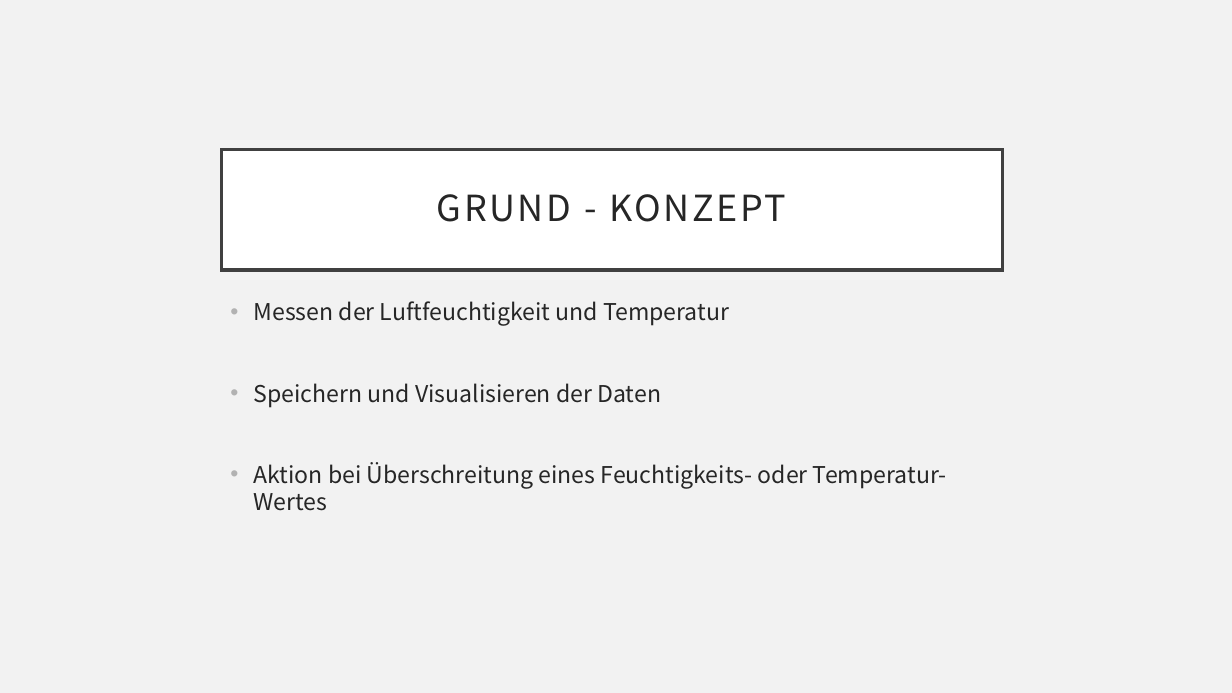
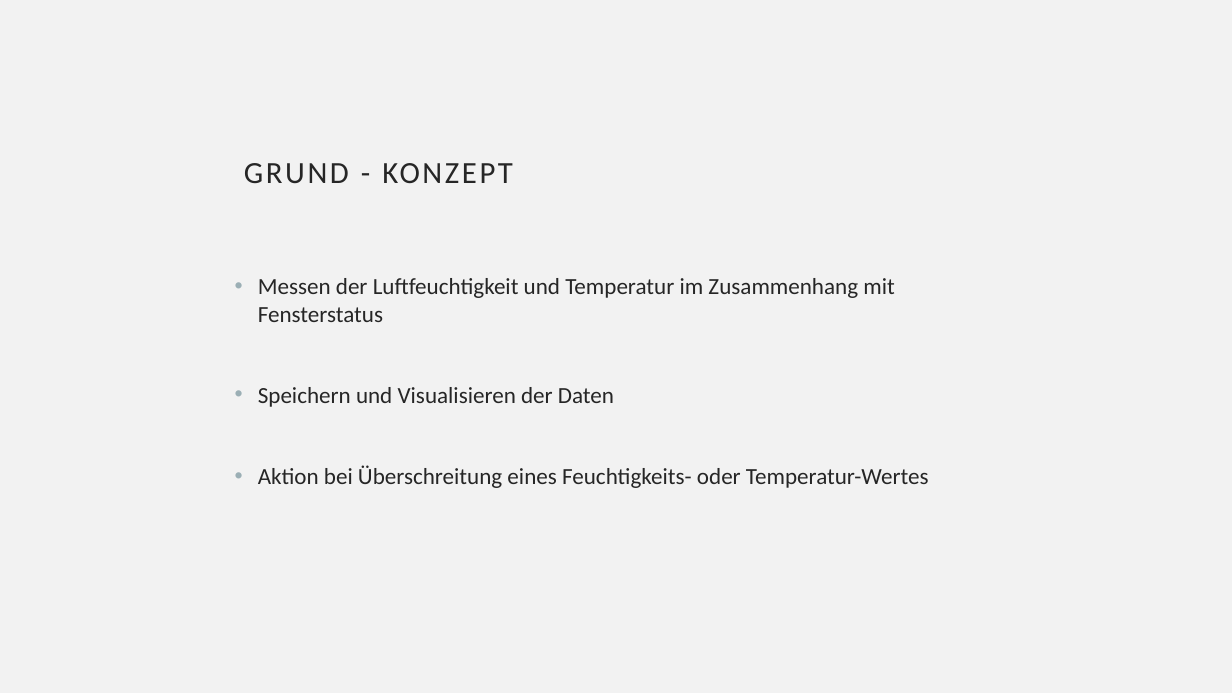
Before and after one commit to ProjektlaborEmbeddedSecurity/Presentation, a slide deck: slide 3 of PES.pptx. Drawn at 1232x693 pixels with LibreOffice and Linux fonts; fonts in the diff are those of the drawing; background and template pictures are left out. Boxes give left, top, right and bottom in pixels: in the first picture for what was removed or moved away, otherwise in the second. Text is boxed around its words. In the diff, an @@ line names an element or a change of style, - is before the commit and + after.

Commit message:
Ultraschallsensor Resize
Ultraschallsensor hinzugefügt, auf 3:4 geändert, layout verbessert

```diff
--- a/PES.pptx
+++ b/PES.pptx
@@ title "GRUND - KONZEPT": place and size @@
-title "GRUND - KONZEPT" at bbox=[221, 150, 1002, 270]
+title "GRUND - KONZEPT" at bbox=[244, 163, 512, 184]
@@ title "GRUND - KONZEPT" at bbox=[244, 163, 512, 184]: size 28 to 24 pt, font Noto Sans CJK JP to Calibri; alignment centre to left; fill #FFFFFF to none; outline #404040 2.5 pt to none @@
@@ text "Messen der Luftfeuchtigkeit und Temperatur ...": place and size @@
-text "Messen der Luftfeuchtigkeit und Temperatur ..." at bbox=[254, 301, 946, 511]
+text "Messen der Luftfeuchtigkeit und Temperatur ..." at bbox=[258, 278, 929, 488]
@@ text at bbox=[258, 278, 894, 322]: text changed; font Noto Sans CJK JP to Calibri @@
-• Messen der Luftfeuchtigkeit und Temperatur
+• Messen der Luftfeuchtigkeit und Temperatur im Zusammenhang mit Fensterstatus
@@ text at bbox=[258, 387, 929, 488]: font Noto Sans CJK JP to Calibri in "Speichern und Visualisieren der Daten", "Aktion bei Überschreitung eines Feuchtigkeits- oder Temperat ..."; bullet colour #B2B2B2 to #9BAFB5 @@
```
Also in this commit, not shown: 25 other slides changed, 3 slides added.
